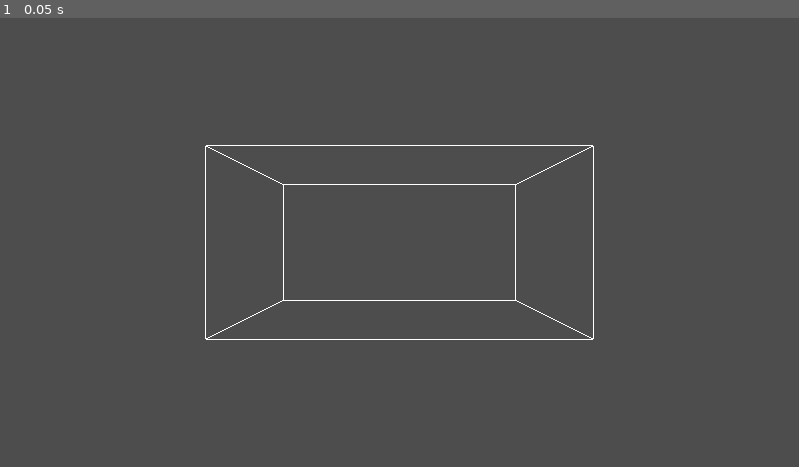
Above: before the commit, frame 1.
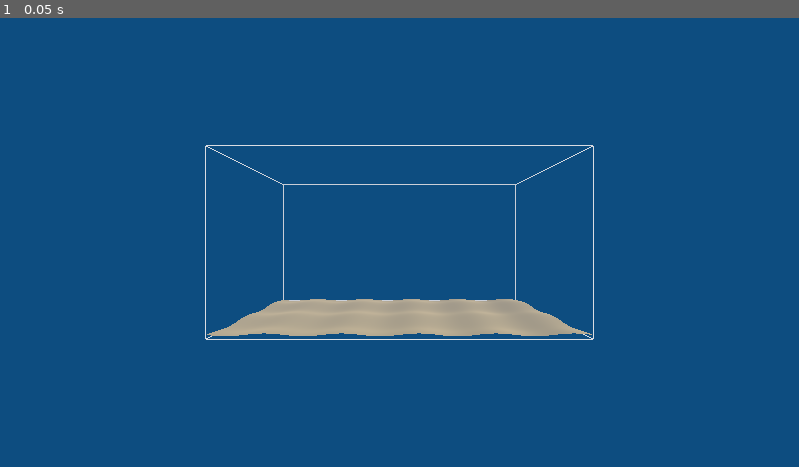
Above: after the commit, the same moment.

Repository: Lou-Simon/thon-sur-ton
Game: Godot game, scene res://aquarium/aquarium.tscn
Same seed, same stepped clock (60 frames per second), same inputs: the game is played once before the commit and once after it.
Inputs:
- Up to frame 1 (0.05 s): no input

The runs differ from the first frame. In frame 1, 100% of the frame differs, in the area x 0-100%, y 0-100%.

Commit message:
feat: ajoute le sol de sable et l'ambiance sous-marine
Co-Authored-By: Claude Opus 5.5 <noreply@anthropic.com>

Diff:
--- /dev/null
+++ b/godot/aquarium/ambiance.gd
@@ -0,0 +1,22 @@
+extends WorldEnvironment
+class_name Ambiance
+## L'ambiance sous-marine : un fond bleu et un brouillard de la même couleur,
+## pour que ce qui est loin se fonde dans l'eau.
+
+## Couleur de l'eau : sert au fond de l'image et au brouillard.
+@export var couleur_eau: Color = Color(0.05, 0.3, 0.5)
+## Densité du brouillard : plus elle est grande, plus les objets lointains s'effacent.
+@export var densite_brouillard: float = 0.01
+
+
+func _ready() -> void:
+	var milieu: Environment = Environment.new()
+	# Fond uni à la place du ciel par défaut.
+	milieu.background_mode = Environment.BG_COLOR
+	milieu.background_color = couleur_eau
+	# Brouillard de Godot : il s'épaissit tout seul avec la distance à la caméra.
+	# Même couleur que le fond, sinon les objets lointains se découperaient dessus.
+	milieu.fog_enabled = true
+	milieu.fog_light_color = couleur_eau
+	milieu.fog_density = densite_brouillard
+	environment = milieu
--- a/godot/aquarium/aquarium.gd
+++ b/godot/aquarium/aquarium.gd
@@ -12,10 +12,13 @@
 
 @onready var _aretes: MeshInstance3D = $Aretes
 @onready var _camera: Camera3D = $Camera
+@onready var _sol: Sol = $Sol
 
 
 func _ready() -> void:
 	_tracer_aretes()
+	# Le sol reçoit les dimensions au lieu de les réécrire : elles restent définies ici.
+	_sol.construire(dimensions)
 	_placer_camera()
 
 
--- a/godot/aquarium/aquarium.tscn
+++ b/godot/aquarium/aquarium.tscn
@@ -1,6 +1,8 @@
 [gd_scene format=3 uid="uid://b2ok4xkwd0jdw"]
 
 [ext_resource type="Script" uid="uid://cs4yghet4ekgi" path="res://aquarium/aquarium.gd" id="1_aquarium"]
+[ext_resource type="Script" uid="uid://bx5xqa4fiis6g" path="res://aquarium/sol.gd" id="2_sol"]
+[ext_resource type="Script" uid="uid://lok43c2l8u4p" path="res://aquarium/ambiance.gd" id="3_ambiance"]
 
 [sub_resource type="StandardMaterial3D" id="StandardMaterial3D_aretes"]
 shading_mode = 0
@@ -11,7 +13,13 @@
 [node name="Aretes" type="MeshInstance3D" parent="." unique_id=878041267]
 material_override = SubResource("StandardMaterial3D_aretes")
 
+[node name="Sol" type="MeshInstance3D" parent="." unique_id=1879288656]
+script = ExtResource("2_sol")
+
+[node name="Ambiance" type="WorldEnvironment" parent="." unique_id=49338162]
+script = ExtResource("3_ambiance")
+
 [node name="Lumiere" type="DirectionalLight3D" parent="." unique_id=989570937]
-transform = Transform3D(1, 0, 0, 0, 0, 1, 0, -1, 0, 0, 0, 0)
+transform = Transform3D(0.70710677, -0.5, 0.5, 0, 0.70710677, 0.70710677, -0.70710677, -0.5, 0.5, 0, 0, 0)
 
 [node name="Camera" type="Camera3D" parent="." unique_id=1771163227]
--- /dev/null
+++ b/godot/aquarium/sol.gd
@@ -0,0 +1,68 @@
+extends MeshInstance3D
+class_name Sol
+## Le sol de sable : une grille de petits carrés posée au fond de l'aquarium,
+## dont chaque sommet est remonté pour former des dunes.
+
+## Hauteur d'une dune, du creux à la crête, en unités Godot.
+@export var hauteur_dunes: float = 0.6
+## Distance entre deux crêtes voisines, en unités Godot.
+@export var espacement_dunes: float = 8.0
+## Côté d'un carré de la grille : plus il est petit, plus les dunes sont lisses.
+@export var taille_maille: float = 0.5
+## Couleur du sable.
+@export var couleur_sable: Color = Color(0.85, 0.75, 0.55)
+
+
+# Construit le sol au fond d'une boîte de la taille donnée.
+# C'est l'aquarium qui appelle cette fonction : lui seul connaît les dimensions.
+func construire(dimensions: Vector3) -> void:
+	var demi: Vector3 = dimensions / 2.0
+	# Le creux des dunes est exactement au fond de la boîte : le sable ne passe jamais dessous.
+	position.y = -demi.y
+	# Nombre de carrés sur chaque axe, arrondi au-dessus pour couvrir tout le fond.
+	var nb_x: int = ceili(dimensions.x / taille_maille)
+	var nb_z: int = ceili(dimensions.z / taille_maille)
+	var pas_x: float = dimensions.x / nb_x
+	var pas_z: float = dimensions.z / nb_z
+
+	var outil: SurfaceTool = SurfaceTool.new()
+	outil.begin(Mesh.PRIMITIVE_TRIANGLES)
+	for i: int in nb_x:
+		for j: int in nb_z:
+			var x0: float = -demi.x + i * pas_x
+			var z0: float = -demi.z + j * pas_z
+			_ajouter_carre(outil, x0, z0, x0 + pas_x, z0 + pas_z)
+	# Les normales disent à la lumière de quel côté penche chaque pente :
+	# c'est ce qui rend les dunes visibles.
+	outil.generate_normals()
+	mesh = outil.commit()
+
+	var sable: StandardMaterial3D = StandardMaterial3D.new()
+	sable.albedo_color = couleur_sable
+	material_override = sable
+
+
+# Ajoute un carré de la grille, découpé en deux triangles.
+# Vus de dessus, les sommets tournent dans le sens des aiguilles d'une montre :
+# c'est ce sens qui indique à Godot que la face visible est celle du dessus.
+func _ajouter_carre(outil: SurfaceTool, x0: float, z0: float, x1: float, z1: float) -> void:
+	var a: Vector3 = _sommet(x0, z0)
+	var b: Vector3 = _sommet(x1, z0)
+	var c: Vector3 = _sommet(x1, z1)
+	var d: Vector3 = _sommet(x0, z1)
+	for sommet: Vector3 in [a, b, c, a, c, d]:
+		outil.add_vertex(sommet)
+
+
+# Le point du sol à la verticale de (x, z).
+func _sommet(x: float, z: float) -> Vector3:
+	return Vector3(x, _hauteur(x, z), z)
+
+
+# Hauteur du sable en (x, z) : une vague dans la longueur plus une vague dans la profondeur.
+func _hauteur(x: float, z: float) -> float:
+	# TAU = un tour complet : la vague se répète tous les `espacement_dunes`.
+	var vague_x: float = sin(x * TAU / espacement_dunes)
+	var vague_z: float = sin(z * TAU / espacement_dunes)
+	# La somme des deux vagues va de -2 à 2 : on la ramène entre 0 et 1.
+	return hauteur_dunes * (vague_x + vague_z + 2.0) / 4.0
Not shown, added: godot/aquarium/ambiance.gd.uid
Not shown, added: godot/aquarium/sol.gd.uid
